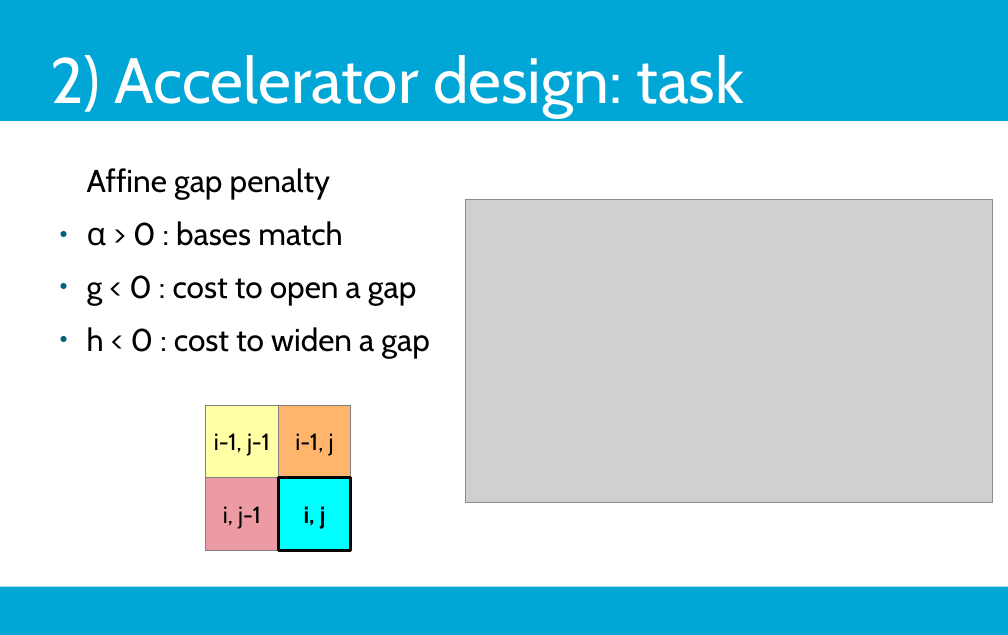
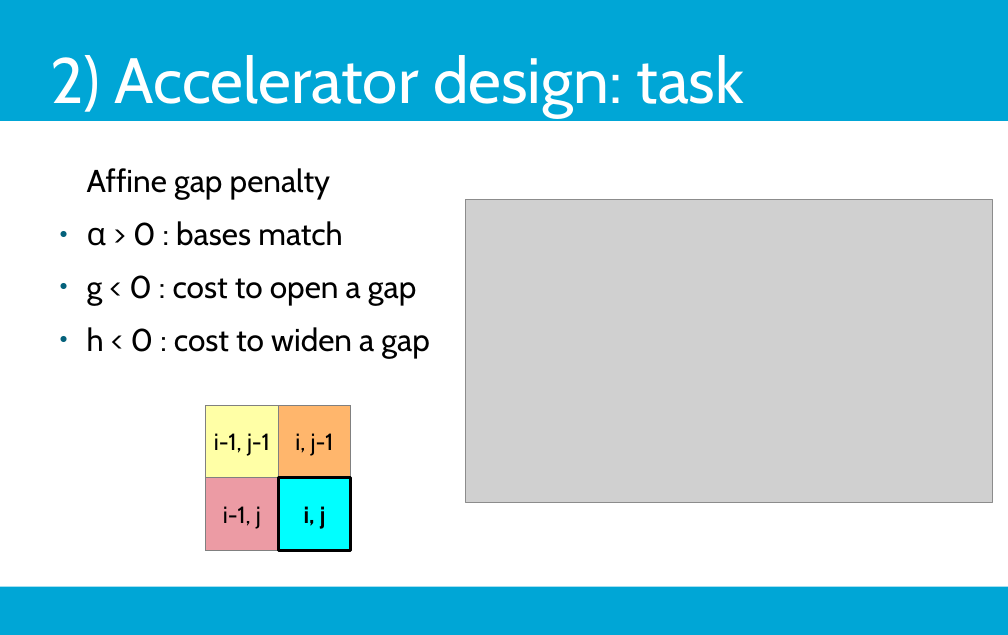
Before and after one commit to j-levy/master_thesis_overleaf, a slide deck: slide 10 of master_thesis_bwa-gasal2-master/vivid-tudelft.odp. Drawn at 1008x635 pixels with LibreOffice and Linux fonts; fonts in the diff are those of the drawing; grey boxes stand for pictures; background and template pictures are left out. Boxes give left, top, right and bottom in pixels: in the first picture for what was removed or moved away, otherwise in the second. Text is boxed around its words. In the diff, an @@ line names an element or a change of style, - is before the commit and + after.

```diff
--- a/master_thesis_bwa-gasal2-master/vivid-tudelft.odp
+++ b/master_thesis_bwa-gasal2-master/vivid-tudelft.odp
@@ text in rectangle at (295, 433, 334, 456): text changed @@
-i-1, j
+i, j-1
@@ text in rectangle at (223, 506, 261, 529): text changed @@
-i, j-1
+i-1, j
```
Also in this commit, not shown: 8 other slides changed, 1 slide added, 2 other files.
